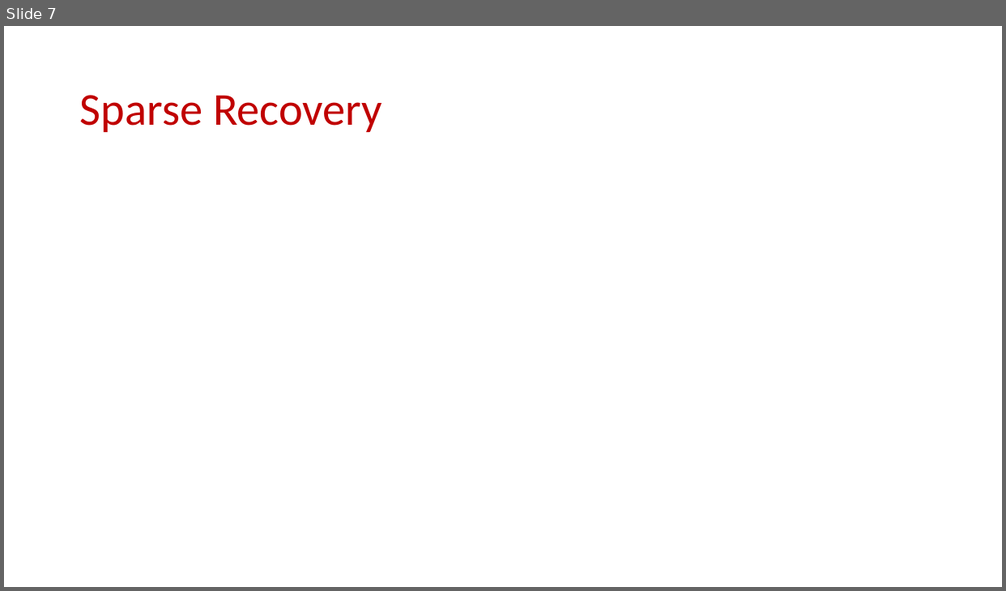
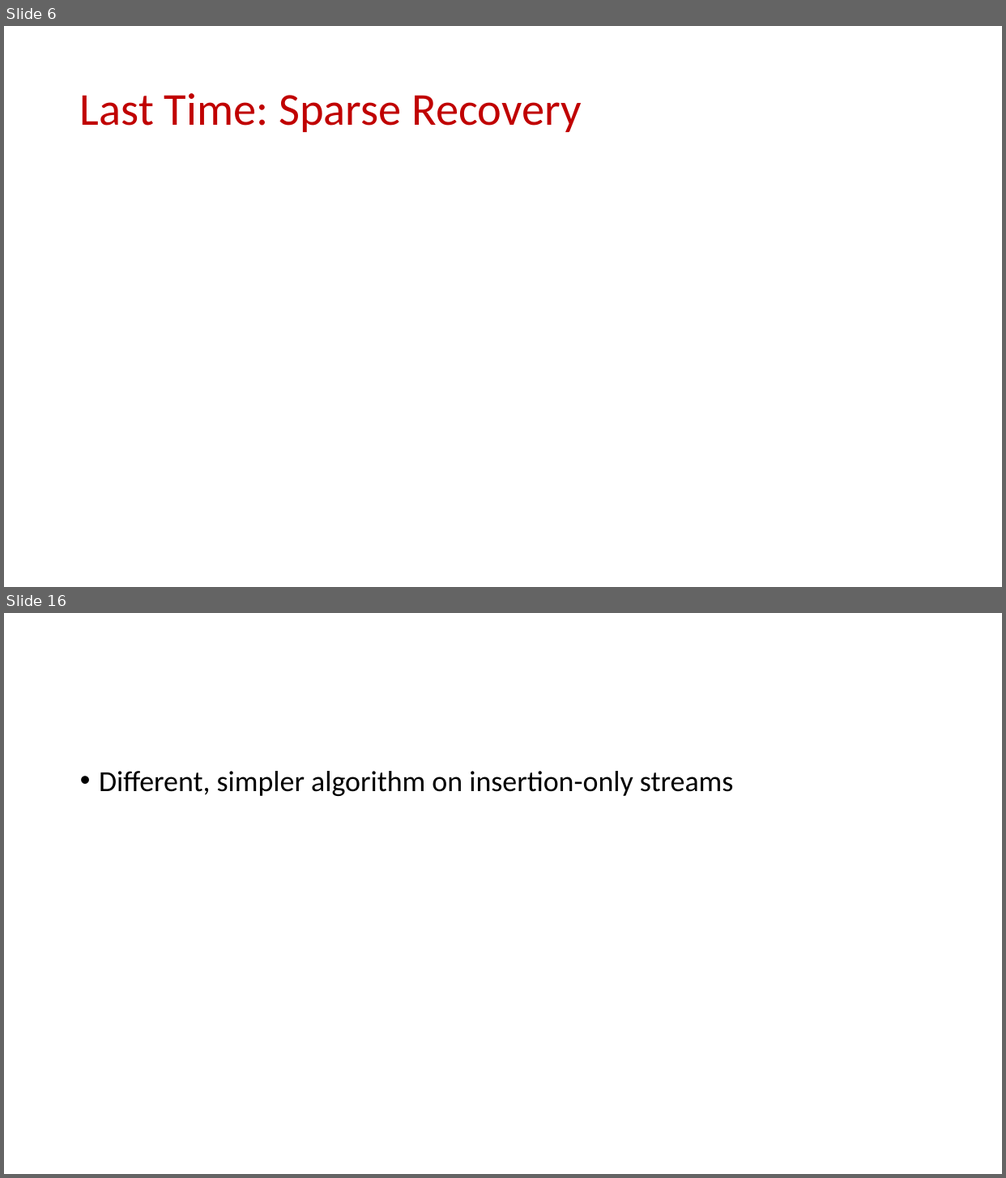
Before and after one commit to samsonzhou/samsonzhou.github.io, a slide deck: CSCE689-23/L18.pptx. Shown one above the other, each under a label of ours: slide 7 before the commit, slides 6 and 16 after it; the slides between them are not shown. The pictures are 1006x591 and 1006x1178 pixels, drawn with LibreOffice and Linux fonts; fonts in the diff are those of the drawing; grey boxes stand for pictures. Boxes give left, top, right and bottom in pixels: in the first picture for what was removed or moved away, otherwise in the second. Text is boxed around its words. In the diff, an @@ line names an element or a change of style, - is before the commit and + after.

```diff
--- a/CSCE689-23/L18.pptx
+++ b/CSCE689-23/L18.pptx
@@ slide 16 added at (x1=4, y1=613, x2=1002, y2=1174), background #FFFFFF @@
@@ text added at (x1=99, y1=771, x2=733, y2=796), 28 pt, text #000000 @@
+• Different, simpler algorithm on insertion-only streams
@@ what was slide 7 is now slide 6 @@
@@ slide 6 changed as well @@
@@ title at (x1=80, y1=93, x2=581, y2=132): text changed @@
-Sparse Recovery
+Last Time: Sparse Recovery
```
Also in this commit, not shown: 1 other slide changed, 25 other slides added, 64 slides removed, 6 other files.
